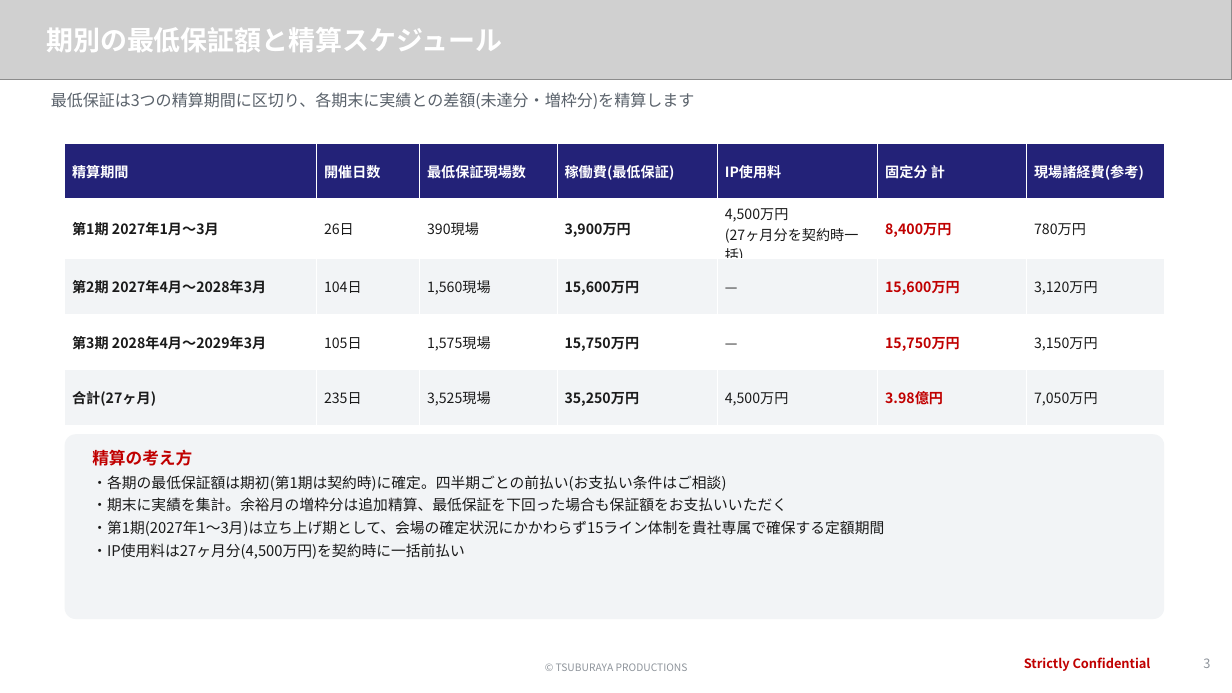
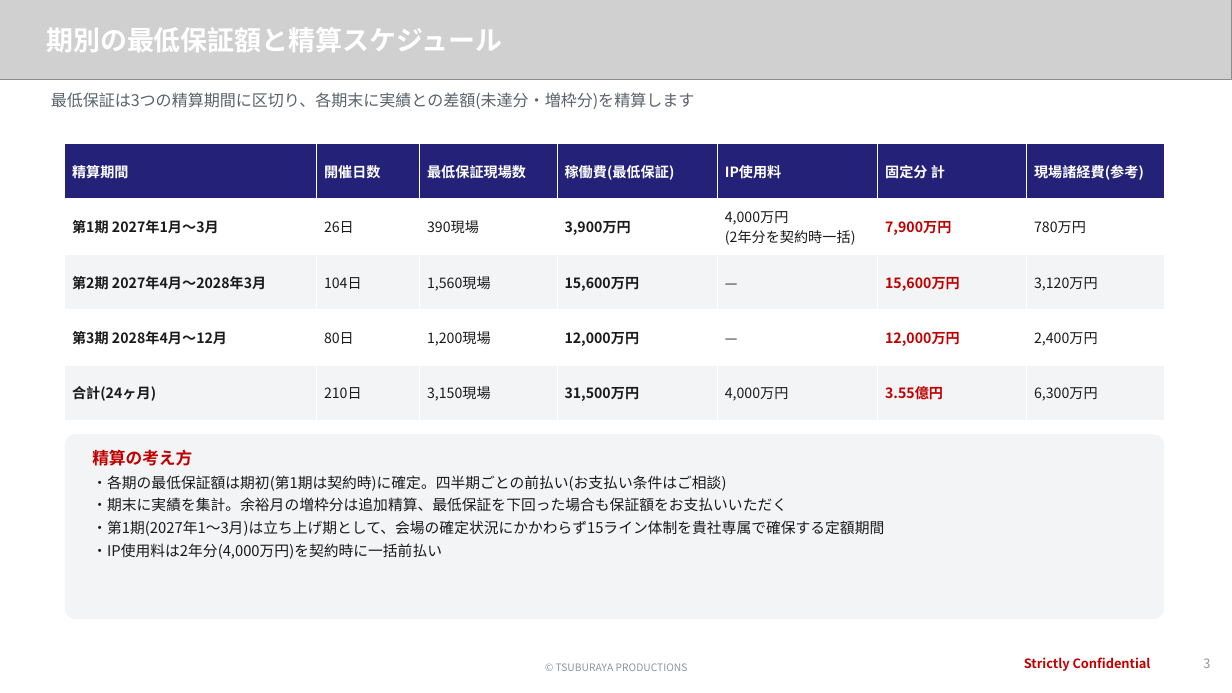
Before and after one commit to hayatoshintani-spe/kessho-lens, a slide deck: slide 3 of docs/proposals/softbank-ultraman-caravan/SB様提示用_お見積り_最低保証プラン.pptx. Drawn at 1232x693 pixels with LibreOffice and Linux fonts; fonts in the diff are those of the drawing; grey boxes stand for pictures. Boxes give left, top, right and bottom in pixels: in the first picture for what was removed or moved away, otherwise in the second. Text is boxed around its words. In the diff, an @@ line names an element or a change of style, - is before the commit and + after.

```diff
--- a/docs/proposals/softbank-ultraman-caravan/SB様提示用_お見積り_最低保証プラン.pptx
+++ b/docs/proposals/softbank-ultraman-caravan/SB様提示用_お見積り_最低保証プラン.pptx
@@ table at (65, 143, 1166, 421) @@
-row 2, column 5: 4,500万円 / (27ヶ月分を契約時一括)
+row 2, column 5: 4,000万円 / (2年分を契約時一括)
-row 2, column 6: 8,400万円
+row 2, column 6: 7,900万円
-row 4: 第3期 2028年4月〜2029年3月 | 105日 | 1,575現場 | 15,750万円 | — | 15,750万円 | 3,150万円
+row 4: 第3期 2028年4月〜12月 | 80日 | 1,200現場 | 12,000万円 | — | 12,000万円 | 2,400万円
-row 5: 合計(27ヶ月) | 235日 | 3,525現場 | 35,250万円 | 4,500万円 | 3.98億円 | 7,050万円
+row 5: 合計(24ヶ月) | 210日 | 3,150現場 | 31,500万円 | 4,000万円 | 3.55億円 | 6,300万円
@@ text at (92, 543, 442, 559): text changed @@
-・IP使用料は27ヶ月分(4,500万円)を契約時に一括前払い
+・IP使用料は2年分(4,000万円)を契約時に一括前払い
```
Also in this commit, not shown: 4 other slides changed, 19 other files.
